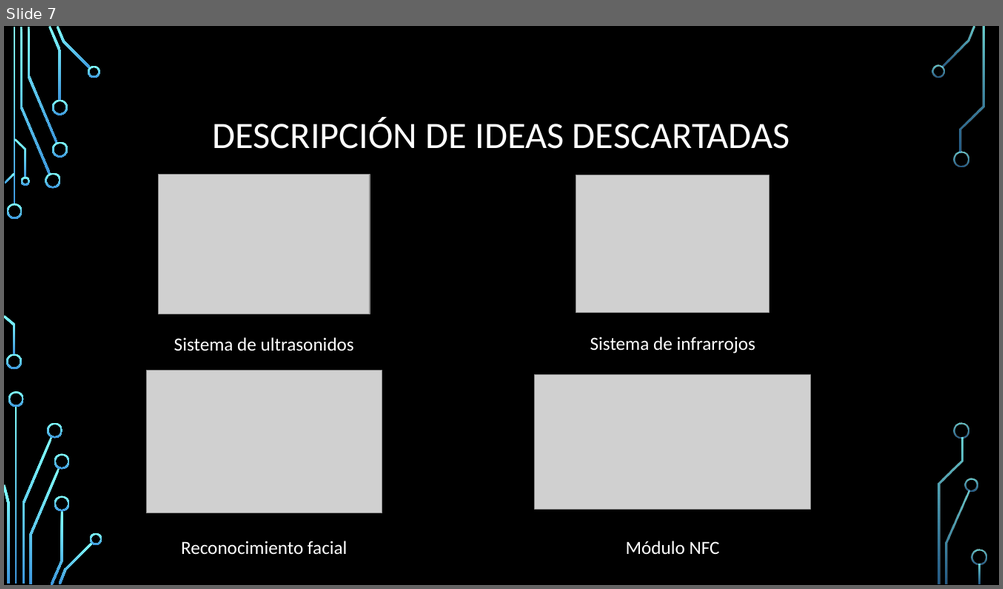
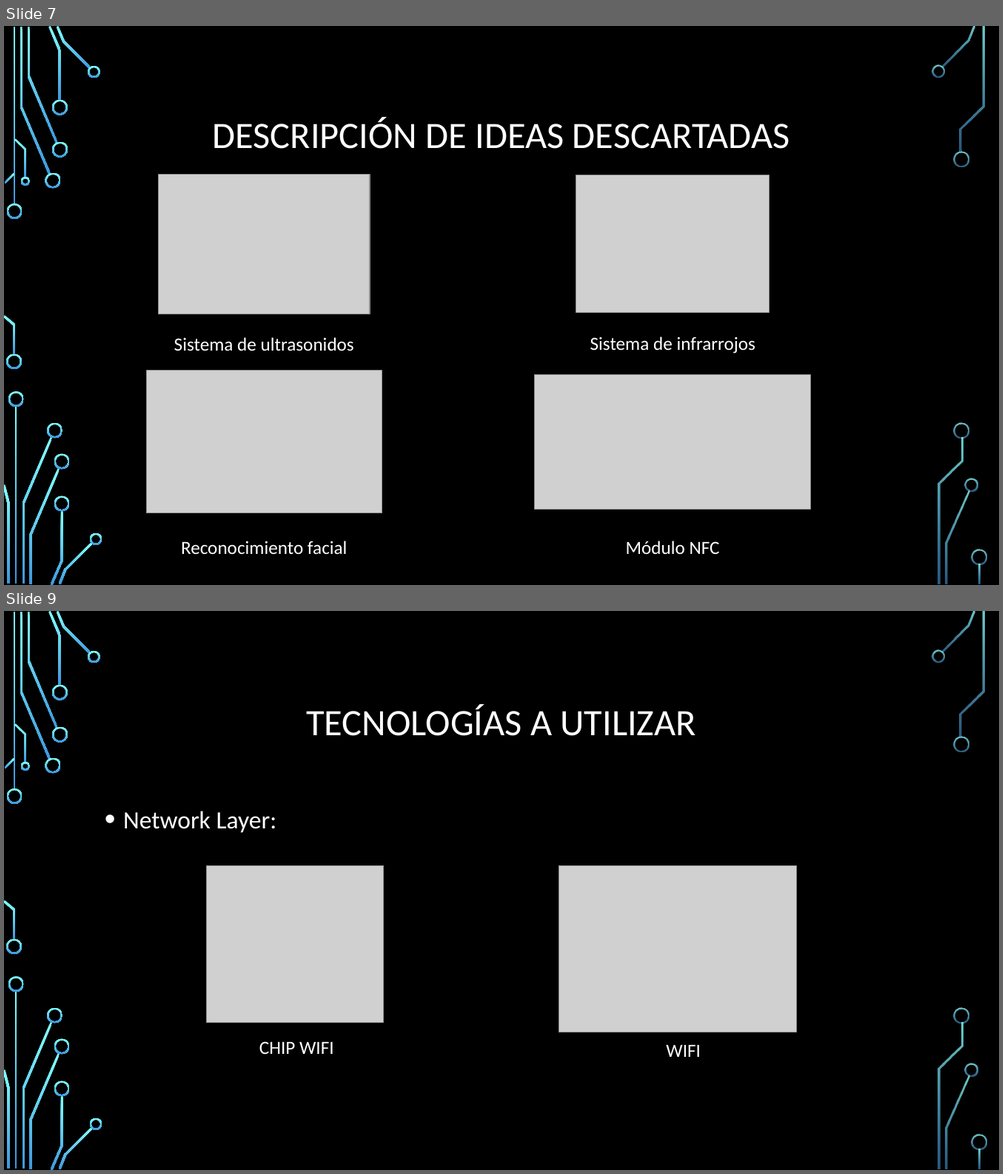
Before and after one commit to ByVerduXx/ControlAforo, a slide deck: Control de aforo.pptx. Shown one above the other, each under a label of ours: slide 7 before the commit, slides 7 and 9 after it; the slides between them are not shown. The pictures are 1003x589 and 1003x1174 pixels, drawn with LibreOffice and Linux fonts; fonts in the diff are those of the drawing; grey boxes stand for pictures; background and template pictures are left out. Boxes give left, top, right and bottom in pixels: in the first picture for what was removed or moved away, otherwise in the second. Text is boxed around its words. In the diff, an @@ line names an element or a change of style, - is before the commit and + after.

```diff
--- a/Control de aforo.pptx
+++ b/Control de aforo.pptx
@@ slide 9 added at [4,611,999,1170], background picture (left out); not listed: 36 template elements that a slide beside it also shows @@
@@ text added at [306,705,696,736], 36 pt, text #373737 @@
+TECNOLOGÍAS A UTILIZAR
@@ text added at [123,811,277,833], 24 pt, text #373737 @@
+• Network Layer:
@@ picture added at [206,866,383,1023] @@
@@ picture added at [558,866,797,1034] @@
@@ text added at [259,1042,334,1054], 18 pt, text #373737 @@
+CHIP WIFI
@@ text added at [666,1045,700,1057], 18 pt, text #373737 @@
+WIFI
```
Also in this commit, not shown: 9 other slides changed, 2 other slides added, 1 slide removed, 1 other file.
